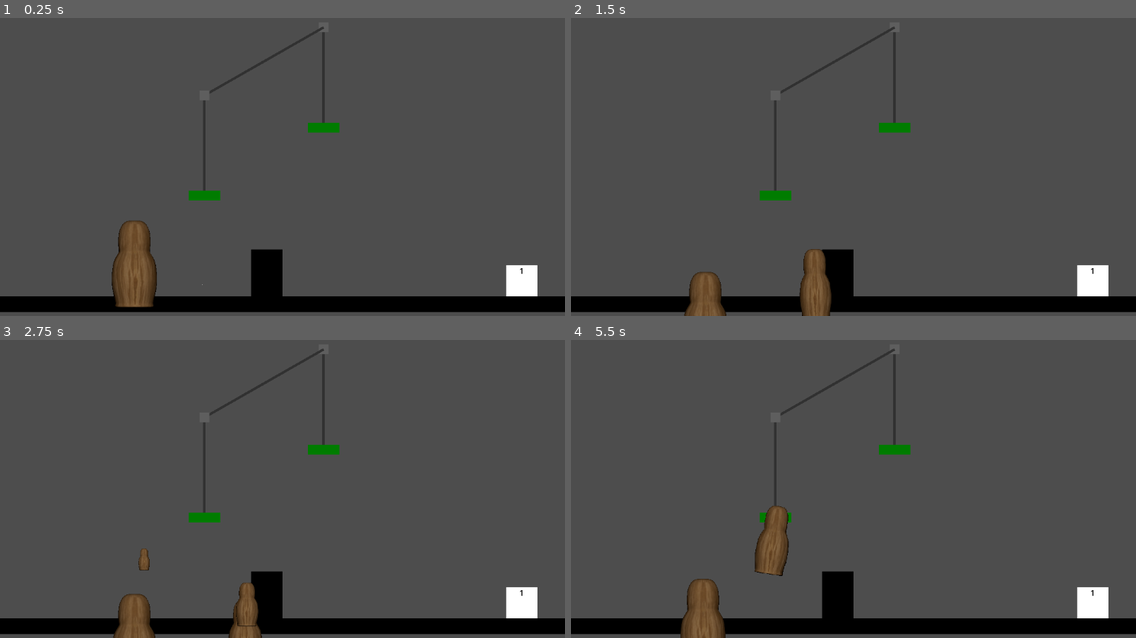
Above: before the commit, frames 1-4 (two rows, left to right).
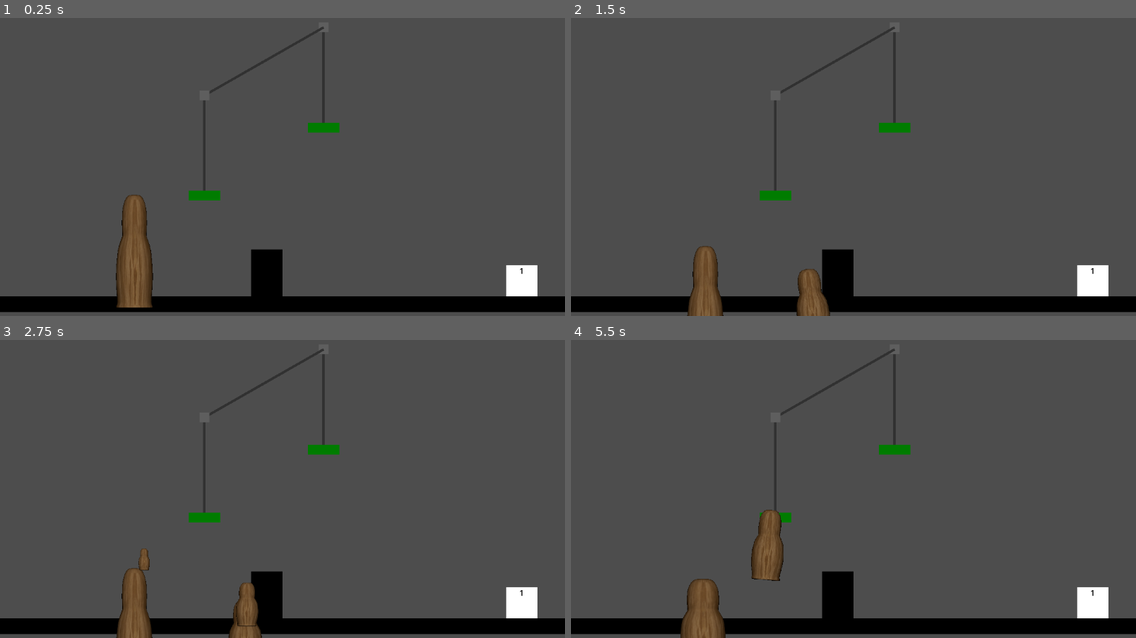
Above: after the commit, the same moments.

Repository: SethHDavis99/GMTK2024
Game: Godot game, scene res://levels/main.tscn
Same seed, same stepped clock (60 frames per second), same inputs: the game is played once before the commit and once after it.
Inputs (mouse positions are in pixels of both pictures, inside the frame that each line leads up to):
- Up to frame 1 (0.25 s): no input
- Up to frame 2 (1.5 s): move the mouse to (706, 277) at 0.52 s; hold Space (pop) 0.53-1.28 s; hold D (move_right) from 0.53 s (still down); tap W (jump) at 0.77 s; move the mouse to (808, 283) at 1.27 s; click (808, 283) at 1.35 s
- Up to frame 3 (2.75 s): tap W (jump) at 1.52 s; tap Space (pop) at 1.55 s; move the mouse to (248, 575) at 2.02 s; release D (move_right) at 2.03 s; hold A (move_left) from 2.03 s (still down); hold Space (pop) from 2.03 s (still down)
- Up to frame 4 (5.5 s): move the mouse to (712, 551) at 2.77 s; release A (move_left) at 2.78 s; release Space (pop) at 2.78 s; hold D (move_right) 2.78-4.28 s; tap Space (pop) at 2.85, 3.8, 4.35 s; tap W (jump) at 3.02, 3.77, 4.52 s; move the mouse to (1023, 527) at 3.52 s; press the mouse at (1023, 527) at 3.53 s; tap Enter at 4.25 s; move the mouse to (684, 432) at 4.27 s; release the mouse at (684, 432) at 4.28 s; hold A (move_left) 4.28-5.03 s; tap R (reset) at 5 s; move the mouse to (881, 480) at 5.02 s; hold D (move_right) from 5.03 s (still down); hold Space (pop) from 5.03 s (still down)

The runs differ from the first frame. In frame 1, 0.8% of the frame differs, in the area x 19-36%, y 59-98%; in frame 2, 1.2%, in the area x 20-47%, y 76-100%; in frame 3, 0.5%; in frame 4, 0.8%.

Commit message:
Reduced walk height and added jump anim

Diff:
--- a/objects/player.tscn
+++ b/objects/player.tscn
@@ -16,8 +16,8 @@
 [node name="AnimatedSprite2D" type="AnimatedSprite2D" parent="."]
 position = Vector2(0, -32)
 sprite_frames = ExtResource("1_01bsf")
-animation = &"R_Walk"
-frame_progress = 0.99734
+animation = &"Jump"
+frame_progress = 0.762478
 
 [node name="CollisionShape2D" type="CollisionShape2D" parent="."]
 position = Vector2(0, -32)
--- a/sprites/player_anim.tres
+++ b/sprites/player_anim.tres
@@ -1,38 +1,85 @@
-[gd_resource type="SpriteFrames" load_steps=10 format=3 uid="uid://bstl8yolb5enr"]
+[gd_resource type="SpriteFrames" load_steps=16 format=3 uid="uid://bstl8yolb5enr"]
 
 [ext_resource type="Texture2D" uid="uid://bdjwr2nuywpq7" path="res://sprites/player.png" id="1_c1icr"]
-[ext_resource type="Texture2D" uid="uid://qyg70w8c7j7c" path="res://animation/R_Walk.png" id="1_wi1cb"]
+[ext_resource type="Texture2D" uid="uid://qyg70w8c7j7c" path="res://animation/Doll_Anim.png" id="1_j2gnj"]
+
+[sub_resource type="AtlasTexture" id="AtlasTexture_diss6"]
+atlas = ExtResource("1_j2gnj")
+region = Rect2(0, 320, 320, 320)
+
+[sub_resource type="AtlasTexture" id="AtlasTexture_26ydk"]
+atlas = ExtResource("1_j2gnj")
+region = Rect2(320, 320, 320, 320)
+
+[sub_resource type="AtlasTexture" id="AtlasTexture_1b2yw"]
+atlas = ExtResource("1_j2gnj")
+region = Rect2(640, 320, 320, 320)
+
+[sub_resource type="AtlasTexture" id="AtlasTexture_ty2yi"]
+atlas = ExtResource("1_j2gnj")
+region = Rect2(960, 320, 320, 320)
+
+[sub_resource type="AtlasTexture" id="AtlasTexture_4uku6"]
+atlas = ExtResource("1_j2gnj")
+region = Rect2(1280, 320, 320, 320)
+
+[sub_resource type="AtlasTexture" id="AtlasTexture_5cdi5"]
+atlas = ExtResource("1_j2gnj")
+region = Rect2(1600, 320, 320, 320)
 
 [sub_resource type="AtlasTexture" id="AtlasTexture_1n1w6"]
-atlas = ExtResource("1_wi1cb")
+atlas = ExtResource("1_j2gnj")
 region = Rect2(0, 0, 320, 320)
 
 [sub_resource type="AtlasTexture" id="AtlasTexture_4wxcy"]
-atlas = ExtResource("1_wi1cb")
+atlas = ExtResource("1_j2gnj")
 region = Rect2(320, 0, 320, 320)
 
 [sub_resource type="AtlasTexture" id="AtlasTexture_256ex"]
-atlas = ExtResource("1_wi1cb")
+atlas = ExtResource("1_j2gnj")
 region = Rect2(640, 0, 320, 320)
 
 [sub_resource type="AtlasTexture" id="AtlasTexture_yj0gq"]
-atlas = ExtResource("1_wi1cb")
+atlas = ExtResource("1_j2gnj")
 region = Rect2(960, 0, 320, 320)
 
 [sub_resource type="AtlasTexture" id="AtlasTexture_50utg"]
-atlas = ExtResource("1_wi1cb")
+atlas = ExtResource("1_j2gnj")
 region = Rect2(1280, 0, 320, 320)
 
 [sub_resource type="AtlasTexture" id="AtlasTexture_6bi85"]
-atlas = ExtResource("1_wi1cb")
+atlas = ExtResource("1_j2gnj")
 region = Rect2(1600, 0, 320, 320)
 
 [sub_resource type="AtlasTexture" id="AtlasTexture_jpug6"]
-atlas = ExtResource("1_wi1cb")
+atlas = ExtResource("1_j2gnj")
 region = Rect2(1920, 0, 320, 320)
 
 [resource]
 animations = [{
+"frames": [{
+"duration": 1.0,
+"texture": SubResource("AtlasTexture_diss6")
+}, {
+"duration": 1.0,
+"texture": SubResource("AtlasTexture_26ydk")
+}, {
+"duration": 1.0,
+"texture": SubResource("AtlasTexture_1b2yw")
+}, {
+"duration": 1.0,
+"texture": SubResource("AtlasTexture_ty2yi")
+}, {
+"duration": 1.0,
+"texture": SubResource("AtlasTexture_4uku6")
+}, {
+"duration": 1.0,
+"texture": SubResource("AtlasTexture_5cdi5")
+}],
+"loop": true,
+"name": &"Jump",
+"speed": 10.0
+}, {
 "frames": [{
 "duration": 1.0,
 "texture": SubResource("AtlasTexture_1n1w6")
Binary file added: animation/Doll_Anim.png
Not shown, changed: animation/Doll_Anim.png.import
Binary file removed: animation/R_Walk.png
Not shown, added: audio/GMTK2024_DollGoalReach_02.ogg.import
Not shown, added: animation/Doll_Anim.png~
